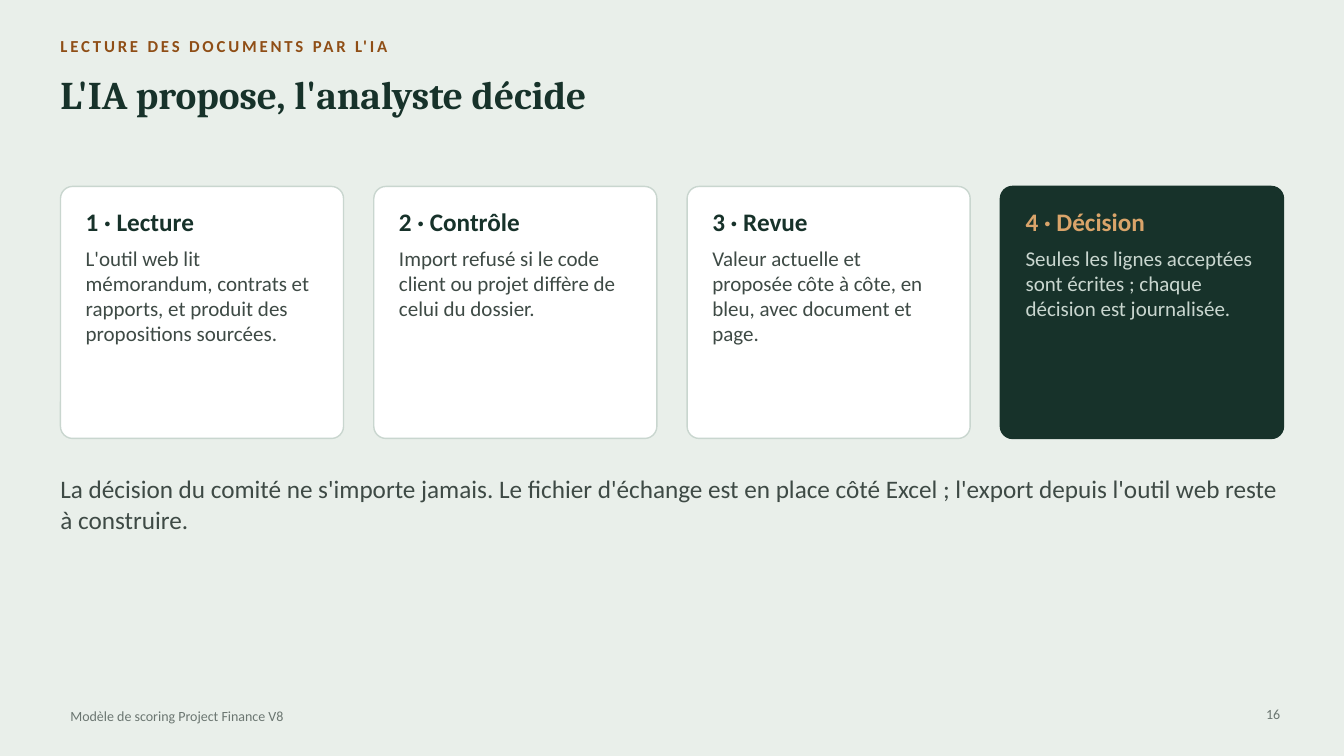
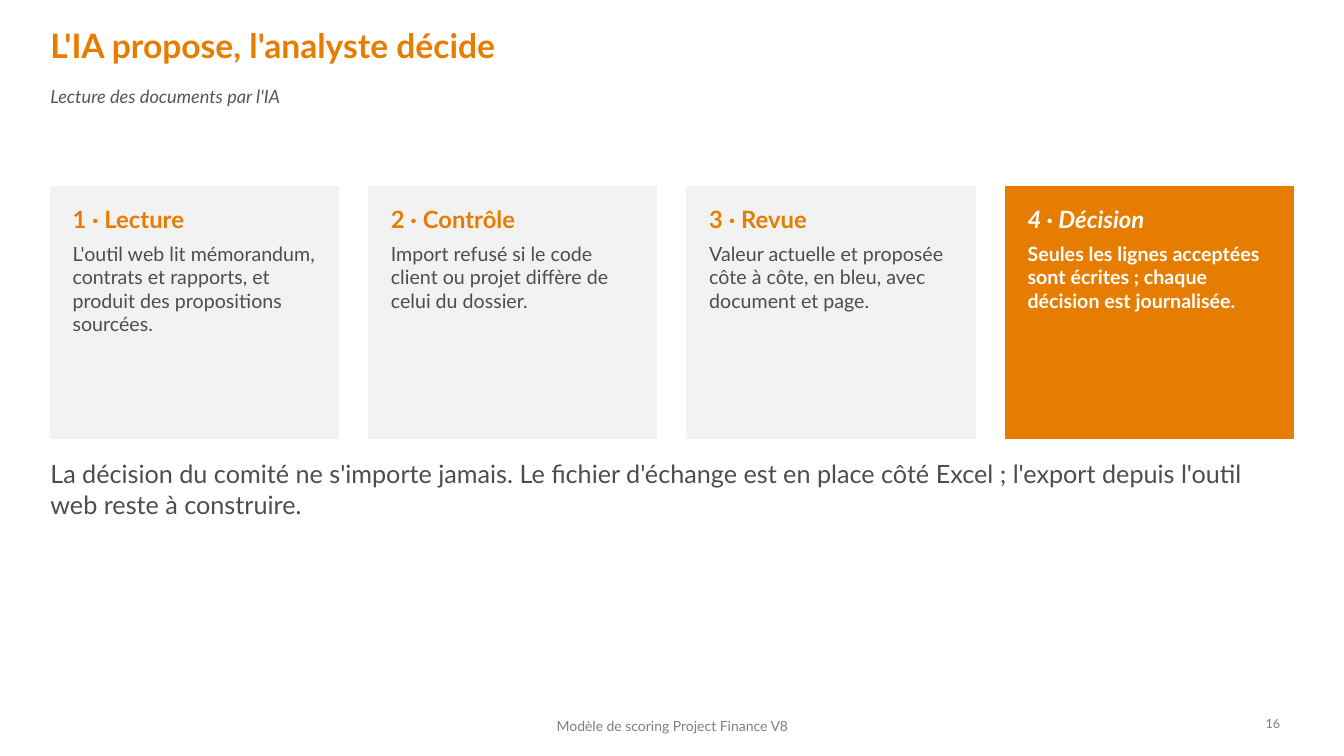
Before and after one commit to tariqeddoumi/pf-scoring-v7claude, a slide deck: slide 16 of docs/outil-excel/Presentation_scoring_PF_V8.pptx. Drawn at 1344x756 pixels with LibreOffice and Linux fonts; fonts in the diff are those of the drawing. Boxes give left, top, right and bottom in pixels: in the first picture for what was removed or moved away, otherwise in the second. Text is boxed around its words. In the diff, an @@ line names an element or a change of style, - is before the commit and + after.

```diff
--- a/docs/outil-excel/Presentation_scoring_PF_V8.pptx
+++ b/docs/outil-excel/Presentation_scoring_PF_V8.pptx
@@ background #E9EFEA to #FFFFFF @@
@@ title "L'IA propose, l'analyste décide": place and size @@
-title "L'IA propose, l'analyste décide" at box(60, 81, 586, 118)
+title "L'IA propose, l'analyste décide" at box(50, 33, 495, 64)
@@ title "L'IA propose, l'analyste décide" at box(50, 33, 495, 64): size 28 to 24 pt, font Cambria to Lato, text colour #17322A to #E67D00 @@
@@ text at box(50, 89, 280, 106): text changed; size 12 to 13 pt; font Calibri to Lato; text colour #8F4E16 to #575757; bold off; italic on @@
-LECTURE DES DOCUMENTS PAR L'IA
+Lecture des documents par l'IA
@@ rounded rectangle to rectangle; fill #FFFFFF to #F2F2F2; outline #C9D6CF 1 pt to #F2F2F2 1 pt in 3 elements at box(688, 187, 976, 439), box(369, 187, 657, 439), box(50, 187, 339, 439) @@
@@ rectangle: place and size @@
-rectangle at box(60, 187, 344, 439)
+rectangle at box(50, 187, 339, 439)
@@ text "1 · Lecture": place and size @@
-text "1 · Lecture" at box(86, 214, 309, 345)
+text "1 · Lecture" at box(73, 210, 315, 331)
@@ text "1 · Lecture" at box(73, 210, 315, 331): size 18 to 17 pt, text colour #17322A to #E67D00 in "1 · Lecture"; font Calibri to Lato; size 15 to 14 pt, text colour #3E4A45 to #4D4D4D in "L'outil web lit mémorandum, contrats et rapports, ..." @@
@@ rectangle: place and size @@
-rectangle at box(374, 187, 657, 439)
+rectangle at box(369, 187, 657, 439)
@@ text "2 · Contrôle": place and size @@
-text "2 · Contrôle" at box(399, 213, 615, 316)
+text "2 · Contrôle" at box(391, 210, 608, 308)
@@ text "2 · Contrôle" at box(391, 210, 608, 308): size 18 to 17 pt, text colour #17322A to #E67D00 in "2 · Contrôle"; font Calibri to Lato; size 15 to 14 pt, text colour #3E4A45 to #4D4D4D in "Import refusé si le code client ou ..." @@
@@ rectangle: place and size @@
-rectangle at box(688, 187, 971, 439)
+rectangle at box(688, 187, 976, 439)
@@ text "3 · Revue" at box(709, 210, 943, 312): size 18 to 17 pt, text colour #17322A to #E67D00 in "3 · Revue"; font Calibri to Lato; size 15 to 14 pt, text colour #3E4A45 to #4D4D4D in "Valeur actuelle et proposée côte à côte, ..." @@
@@ rectangle: place and size @@
-rectangle at box(1000, 187, 1284, 439)
+rectangle at box(1005, 187, 1294, 439)
@@ rectangle at box(1005, 187, 1294, 439): rounded rectangle to rectangle; fill #17322A to #E67D00; outline #17322A 1 pt to #E67D00 1 pt @@
@@ text "4 · Décision" at box(1028, 210, 1260, 312): size 18 to 17 pt, text colour #D9A46A to #FFFFFF, italic on in "4 · Décision"; font Calibri to Lato; size 15 to 14 pt, text colour #C9D6CF to #FFFFFF, bold on in "Seules les lignes acceptées sont écrites ; ..." @@
@@ text "La décision du comité ne ...": place and size @@
-text "La décision du comité ne ..." at box(60, 480, 1276, 529)
+text "La décision du comité ne ..." at box(50, 464, 1241, 514)
@@ text "La décision du comité ne ..." at box(50, 464, 1241, 514): font Calibri to Lato, text colour #3E4A45 to #4D4D4D @@
@@ text "Modèle de scoring Project Finance ...": place and size @@
-text "Modèle de scoring Project Finance ..." at box(70, 711, 283, 724)
+text "Modèle de scoring Project Finance ..." at box(557, 720, 789, 734)
@@ text "Modèle de scoring Project Finance ..." at box(557, 720, 789, 734): font Calibri to Lato, text colour #6B7671 to #7F7F7F; alignment left to centre @@
@@ page number: place and size @@
-page number at box(1266, 709, 1280, 719)
+page number at box(1266, 719, 1281, 728)
@@ page number at box(1266, 719, 1281, 728): size 10 to 9 pt, font Calibri to Lato, text colour #6B7671 to #7F7F7F @@
```
Also in this commit, not shown: 17 other slides changed.
